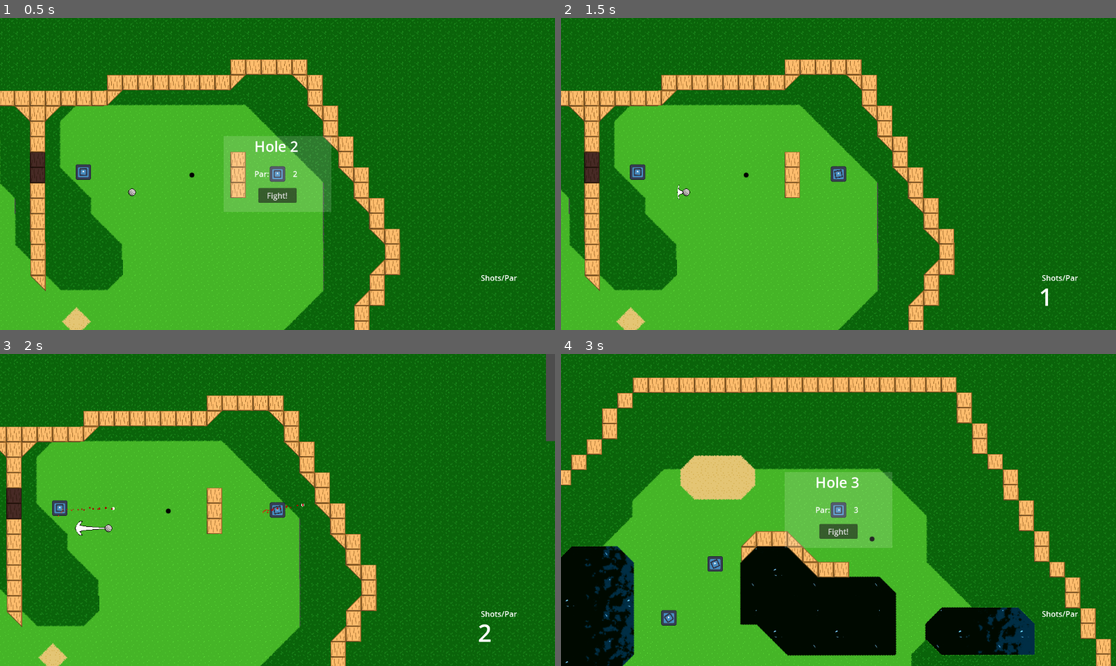
Above: before the commit, frames 1-4 (two rows, left to right).
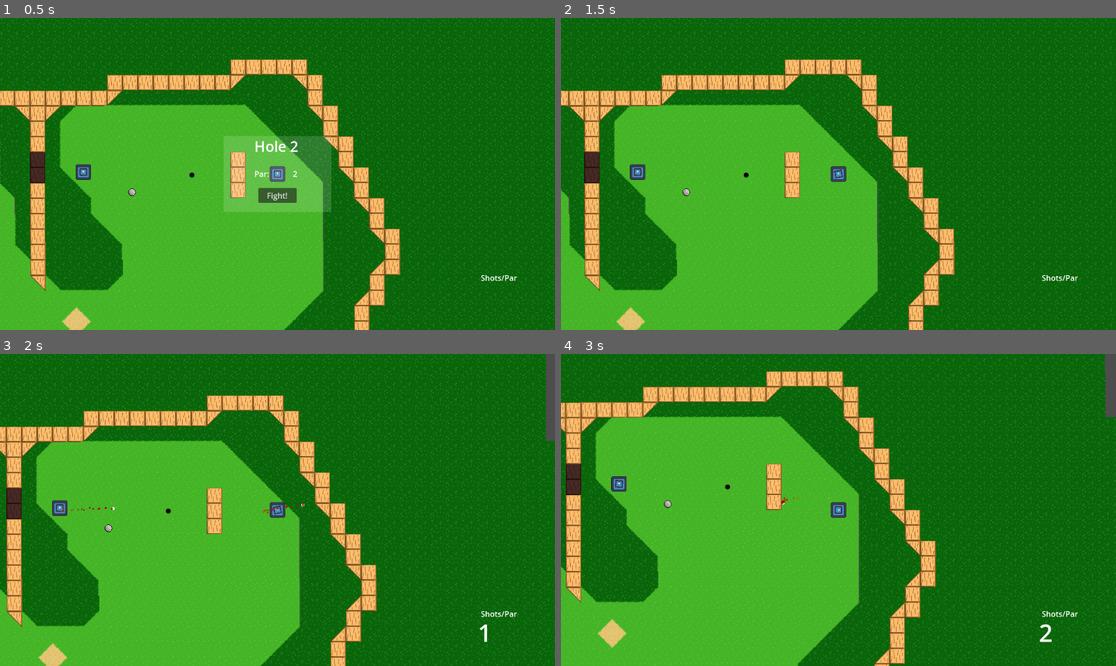
Above: after the commit, the same moments.

Repository: Sabertooth-Software/Bunker-Buster
Game: Godot game, scene res://Scenes/Levels/Hole 2.tscn
Two runs of this game, one before a commit and one after it. Both use one fixed random seed, a clock stepped at 60 frames per second and the inputs below. This scene is started directly instead of the project's main scene. The engine's default icon, where the game draws it, is replaced by a stand-in: a white triangle on a blue panel in a dark square.
Inputs (mouse positions are in pixels of both pictures, inside the frame that each line leads up to):
- Up to frame 1 (0.5 s): no input
- Up to frame 2 (1.5 s): click "Fight!" at 0.5 s; tap Enter at 1.25 s; move the mouse to (960, 158) at 1.27 s; press the mouse at (960, 158) at 1.28 s; hold Right (right) from 1.28 s (still down)
- Up to frame 3 (2 s): keep holding Right (right); tap Space (shoot) at 1.55 s
- Up to frame 4 (3 s): move the mouse to (727, 525) at 2.02 s; release Right (right) at 2.03 s; release the mouse at (727, 525) at 2.03 s; hold S (down) 2.03-2.75 s; tap Space (shoot) at 2.1 s; click (727, 525) at 2.3 s; click (838, 563) at 2.75 s, where only the run before the commit has a clickable "Next Level"

Frame 1 is identical in both runs. In frame 2, less than 0.1% of the frame differs, in the area x 20-88%, y 53-93%; in frame 3, 0.2%; in frame 4, 48%, in the area x 0-100%, y 0-100%.

Commit message:
Game modes work

Diff:
--- a/Scenes/Levels/Hole 1.tscn
+++ b/Scenes/Levels/Hole 1.tscn
@@ -85,7 +85,3 @@
 [node name="CollisionShape2D" type="CollisionShape2D" parent="Area2D"]
 position = Vector2(2.7627, -0.705872)
 shape = SubResource("CircleShape2D_k72kk")
-
-[node name="RedTank2" parent="." instance=ExtResource("5_ahov5")]
-position = Vector2(398, 525)
-points = []
--- a/Scenes/Levels/Hole 2.tscn
+++ b/Scenes/Levels/Hole 2.tscn
@@ -71,17 +71,17 @@
 [node name="RedTank" parent="." node_paths=PackedStringArray("target") instance=ExtResource("5_kskr8")]
 position = Vector2(96, 729)
 target = NodePath("")
-points = []
+points = Array[Vector2]([])
 
 [node name="RedTank2" parent="." node_paths=PackedStringArray("target") instance=ExtResource("5_kskr8")]
 position = Vector2(341, 246)
 target = NodePath("")
-points = []
+points = Array[Vector2]([])
 
 [node name="RedTank3" parent="." node_paths=PackedStringArray("target") instance=ExtResource("5_kskr8")]
 position = Vector2(388, 686)
 target = NodePath("")
-points = []
+points = Array[Vector2]([])
 
 [node name="GolfBall" parent="." instance=ExtResource("6_mpryr")]
 position = Vector2(442, 288)
--- a/Scenes/Levels/Hole 3.tscn
+++ b/Scenes/Levels/Hole 3.tscn
@@ -71,17 +71,17 @@
 [node name="RedTank" parent="." node_paths=PackedStringArray("target") instance=ExtResource("5_p6xgu")]
 position = Vector2(304, -208)
 target = NodePath("")
-points = []
+points = Array[Vector2]([])
 
 [node name="RedTank2" parent="." node_paths=PackedStringArray("target") instance=ExtResource("5_p6xgu")]
 position = Vector2(208, -96)
 target = NodePath("")
-points = []
+points = Array[Vector2]([])
 
 [node name="RedTank3" parent="." node_paths=PackedStringArray("target") instance=ExtResource("5_p6xgu")]
 position = Vector2(640, 32)
 target = NodePath("")
-points = []
+points = Array[Vector2]([])
 
 [node name="GolfBall" parent="." instance=ExtResource("6_g4loe")]
 position = Vector2(565, 324)
--- a/Scenes/Levels/Hole 4.tscn
+++ b/Scenes/Levels/Hole 4.tscn
@@ -67,17 +67,17 @@
 [node name="RedTank" parent="." node_paths=PackedStringArray("target") instance=ExtResource("5_kgf7q")]
 position = Vector2(475, -43)
 target = NodePath("")
-points = []
+points = Array[Vector2]([])
 
 [node name="RedTank2" parent="." node_paths=PackedStringArray("target") instance=ExtResource("5_kgf7q")]
 position = Vector2(978, -234)
 target = NodePath("")
-points = []
+points = Array[Vector2]([])
 
 [node name="RedTank3" parent="." node_paths=PackedStringArray("target") instance=ExtResource("5_kgf7q")]
 position = Vector2(729, -98)
 target = NodePath("")
-points = []
+points = Array[Vector2]([])
 
 [node name="GolfBall" parent="." instance=ExtResource("6_qun68")]
 position = Vector2(504, -383)
--- a/Scripts/Characters/Enemy/EnemyTank.gd
+++ b/Scripts/Characters/Enemy/EnemyTank.gd
@@ -3,7 +3,7 @@
 @export var bullet: PackedScene
 @export var target: Node2D
 @export var timeout: float = 1.5
-@export var points: Array
+@export var points: Array[Vector2]
 
 @onready var timer: Timer = $Timer
 
--- a/Scripts/Components/SceneManager.gd
+++ b/Scripts/Components/SceneManager.gd
@@ -24,6 +24,7 @@
 	_set_level(level_number)
 
 func _set_level(level_number: int):
+	GameModeManager.start_tank_mode.emit()
 	var new_level: String = "res://Scenes/Levels/Hole " + str(level_number) + ".tscn"
 	current_level = level_data[new_level]
 	get_tree().change_scene_to_file(new_level)
--- a/Scripts/Components/ShotCounter.gd
+++ b/Scripts/Components/ShotCounter.gd
@@ -22,8 +22,10 @@
 	score_update.emit(scores[current_scene])
 
 func _on_tank_destroy():
-	var groups = get_tree().get_nodes_in_group(tank_group)
+	var groups: Array = get_tree().get_nodes_in_group(tank_group)
 	print(groups)
+	if groups.size() == 0:
+		GameModeManager.start_golf_mode.emit()
 
 func get_current_score() -> int:
 	var current_scene = get_tree().get_current_scene().scene_file_path
--- a/Scripts/MainCharacter.gd
+++ b/Scripts/MainCharacter.gd
@@ -4,16 +4,18 @@
 @export var bullet: PackedScene
 
 func _process(_delta):
-	if Input.is_action_just_pressed("shoot"):
-		var shooting_vector: Vector2 = get_global_mouse_position() - global_position
-		super.shoot(shooting_vector, bullet)
-		ShotCounter.shoot.emit()
-	if Input.is_action_just_pressed("debug_finishlevel"):
-		ShotCounter.finish_level()
+	if GameModeManager.get_current_mode() == GameModeManager.Mode.TANKS:
+		if Input.is_action_just_pressed("shoot"):
+			var shooting_vector: Vector2 = get_global_mouse_position() - global_position
+			super.shoot(shooting_vector, bullet)
+			ShotCounter.shoot.emit()
+		if Input.is_action_just_pressed("debug_finishlevel"):
+			ShotCounter.finish_level()
 
 
 func _physics_process(_delta):
-	super.look(get_global_mouse_position())
-	var moving_vector: Vector2 = Input.get_vector("left", "right", "up", "down")
-	if moving_vector:
-		super.move(moving_vector)
+	if GameModeManager.get_current_mode() == GameModeManager.Mode.TANKS:
+		super.look(get_global_mouse_position())
+		var moving_vector: Vector2 = Input.get_vector("left", "right", "up", "down")
+		if moving_vector:
+			super.move(moving_vector)
--- a/Scripts/Objects/golf_ball.gd
+++ b/Scripts/Objects/golf_ball.gd
@@ -20,20 +20,21 @@
 	_deccel = terrain_map[Terrain.Type.GRASS]
 
 func _process(_delta):
-	if Input.is_action_just_pressed("putt"):
-		arrow.visible = true
-		_start_position = get_global_mouse_position()
-	if Input.is_action_pressed("putt"):
-		_shoot_vector = _start_position - get_global_mouse_position()
-		_proportion = clampf(_shoot_vector.length()/max_shot_power, 0, 1)
-		arrow.scale.y = _proportion * .75
-		arrow.global_rotation = _shoot_vector.normalized().angle() + (PI/2)
-	if Input.is_action_just_released("putt"):
-		arrow.visible = false
-		_shoot_vector = _shoot_vector.normalized() * speed_modifier * _proportion
-		apply_central_impulse(_shoot_vector)
-		arrow.scale.y = 0
-		ShotCounter.shoot.emit()
+	if GameModeManager.get_current_mode() == GameModeManager.Mode.GOLF:
+		if Input.is_action_just_pressed("putt"):
+			arrow.visible = true
+			_start_position = get_global_mouse_position()
+		if Input.is_action_pressed("putt"):
+			_shoot_vector = _start_position - get_global_mouse_position()
+			_proportion = clampf(_shoot_vector.length()/max_shot_power, 0, 1)
+			arrow.scale.y = _proportion * .75
+			arrow.global_rotation = _shoot_vector.normalized().angle() + (PI/2)
+		if Input.is_action_just_released("putt"):
+			arrow.visible = false
+			_shoot_vector = _shoot_vector.normalized() * speed_modifier * _proportion
+			apply_central_impulse(_shoot_vector)
+			arrow.scale.y = 0
+			ShotCounter.shoot.emit()
 
 func _physics_process(_delta):
 	var slow_vector: Vector2 = lerp(linear_velocity, Vector2.ZERO, _deccel) * -1
--- /dev/null
+++ b/Scripts/game_mode_manager.gd
@@ -0,0 +1,26 @@
+extends Node
+
+enum Mode {
+	TANKS = 1,
+	GOLF = 2
+}
+
+var current_mode: Mode = Mode.TANKS
+
+signal start_tank_mode()
+signal start_golf_mode()
+
+func _ready():
+	start_tank_mode.connect(_on_start_tank_mode)
+	start_golf_mode.connect(_on_start_golf_mode)
+
+func _on_start_tank_mode():
+	print("tanks")
+	current_mode = Mode.TANKS
+
+func _on_start_golf_mode():
+	print("golf")
+	current_mode = Mode.GOLF
+
+func get_current_mode() -> Mode:
+	return current_mode
--- a/project.godot
+++ b/project.godot
@@ -19,6 +19,7 @@
 
 ShotCounter="*res://Scripts/Components/ShotCounter.gd"
 SceneManager="*res://Scripts/Components/SceneManager.gd"
+GameModeManager="*res://Scripts/game_mode_manager.gd"
 
 [editor_plugins]
 
